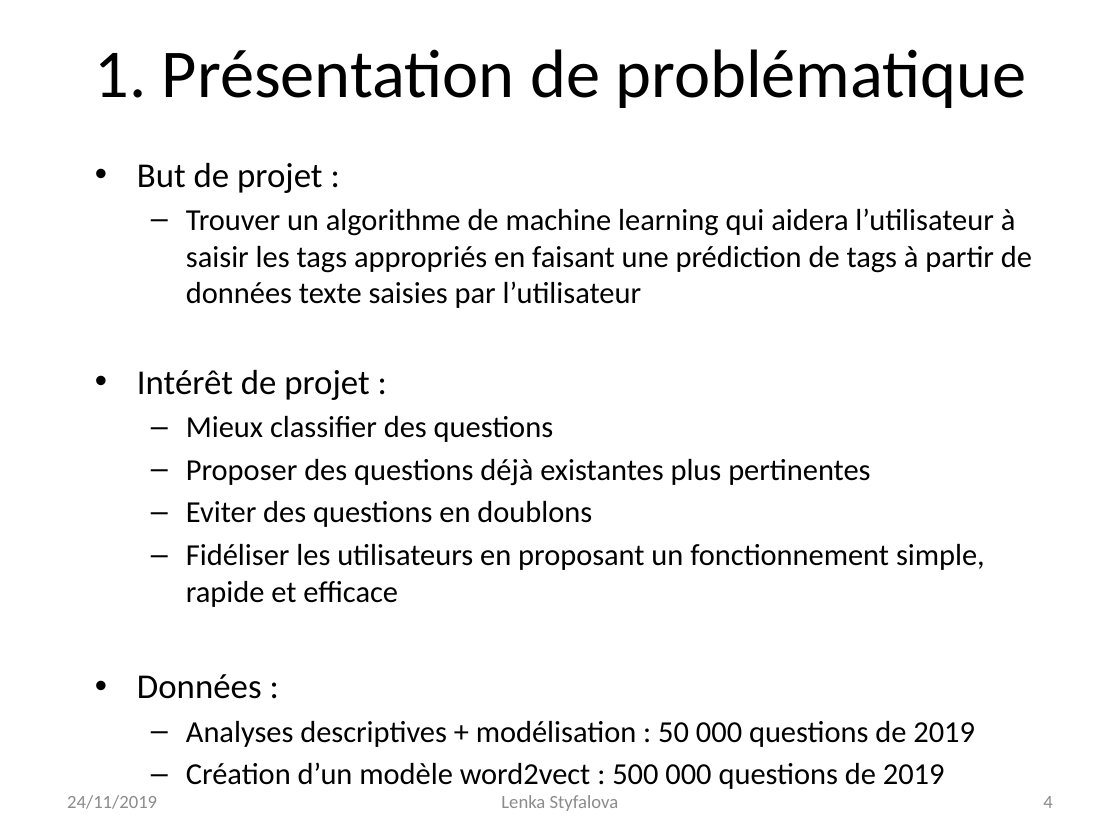
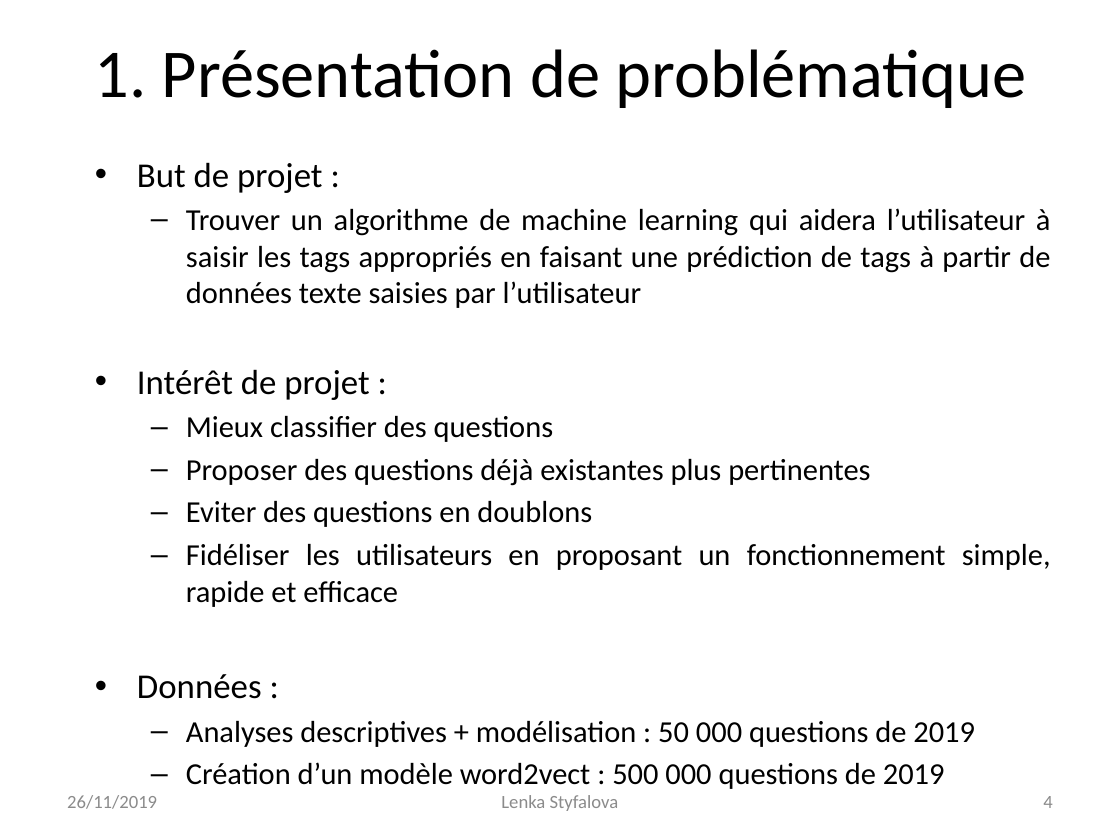
Before and after one commit to Lenka-St/Projet5, a slide deck: slide 4 of Projet 5 - Catégorisez automatiquement des questions.pptx. Drawn at 1120x840 pixels with LibreOffice and Linux fonts; fonts in the diff are those of the drawing. Boxes give left, top, right and bottom in pixels: in the first picture for what was removed or moved away, otherwise in the second. Text is boxed around its words. In the diff, an @@ line names an element or a change of style, - is before the commit and + after.

```diff
--- a/Projet 5 - Catégorisez automatiquement des questions.pptx
+++ b/Projet 5 - Catégorisez automatiquement des questions.pptx
@@ text "But de projet :" at (137, 162, 1051, 789): alignment left to justified @@
@@ text at (67, 795, 157, 809): text changed @@
-24/11/2019
+26/11/2019
```
Also in this commit, not shown: 15 other slides changed, 1 slide added, 3 other files.
